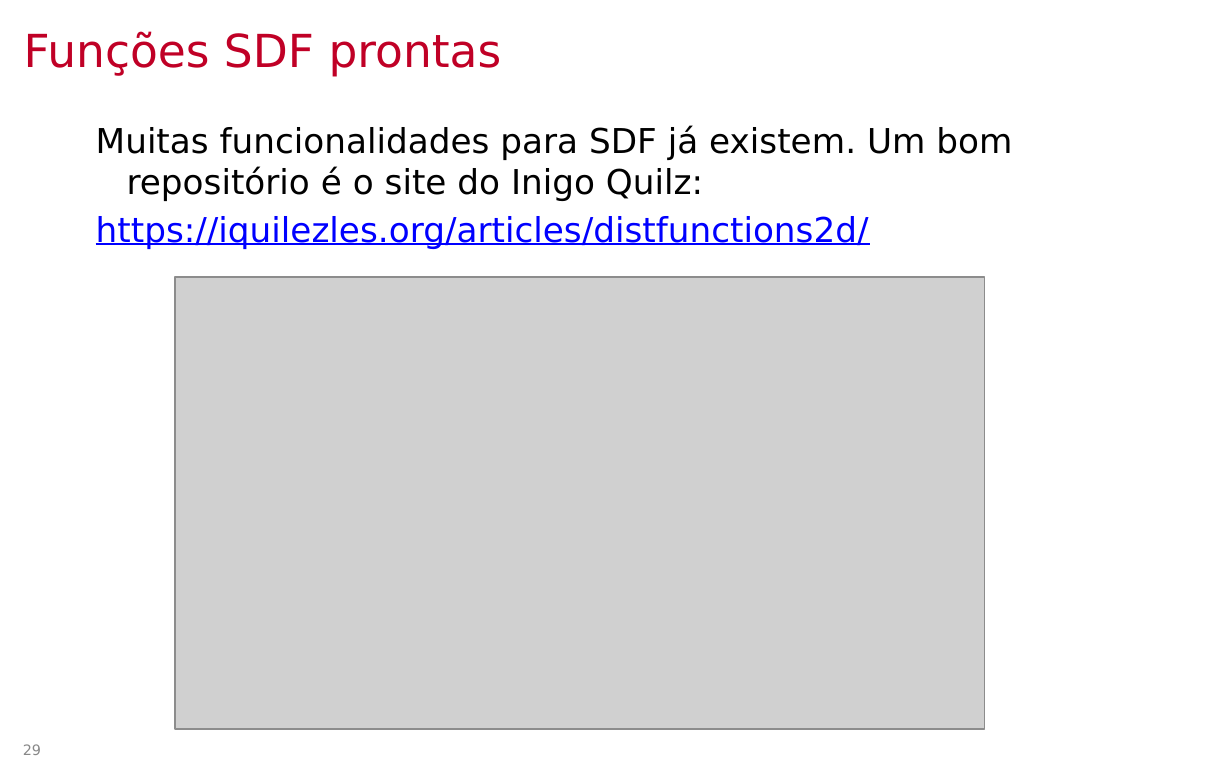
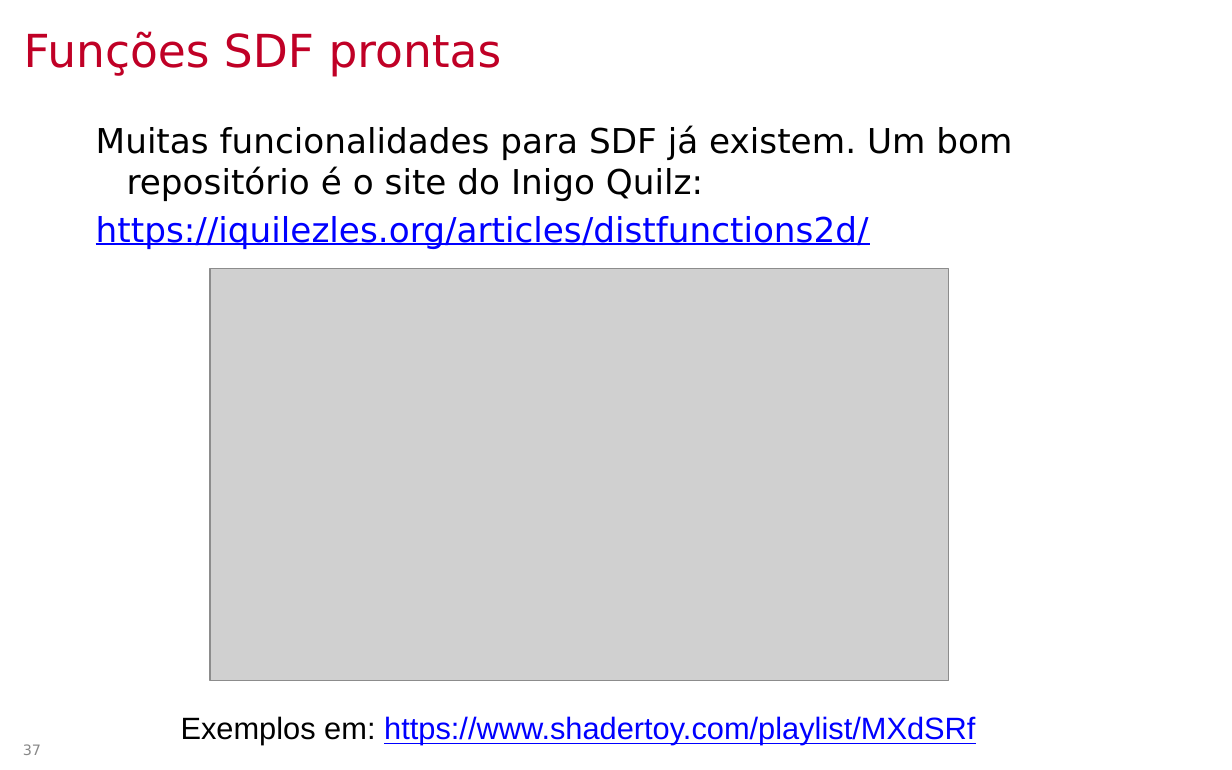
Before and after one commit to lpsoares/ComputacaoGrafica, a slide deck: slide 37 of content/aulas/21-sdf/aula21_sdf.pptx (slide 29 before the commit). Drawn at 1232x770 pixels with LibreOffice and Linux fonts; fonts in the diff are those of the drawing; grey boxes stand for pictures; background and template pictures are left out. Boxes give left, top, right and bottom in pixels: in the first picture for what was removed or moved away, otherwise in the second. Text is boxed around its words. In the diff, an @@ line names an element or a change of style, - is before the commit and + after.

```diff
--- a/content/aulas/21-sdf/aula21_sdf.pptx
+++ b/content/aulas/21-sdf/aula21_sdf.pptx
@@ picture: place and size @@
-picture at (175,277,984,729)
+picture at (209,269,947,681)
@@ text added at (181,716,975,745), 18 pt, text #0000FF, underline @@
+Exemplos em: https://www.shadertoy.com/playlist/MXdSRf
@@ page number at (23,744,41,755): text changed @@
-29
+37
```
Also in this commit, not shown: 3 other slides changed, 8 slides added, 5 other files.
